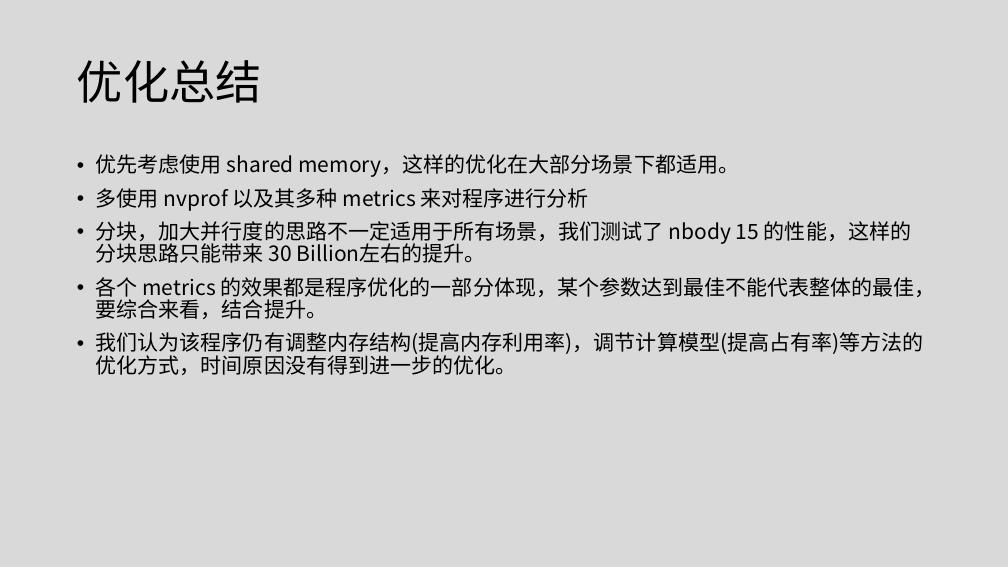
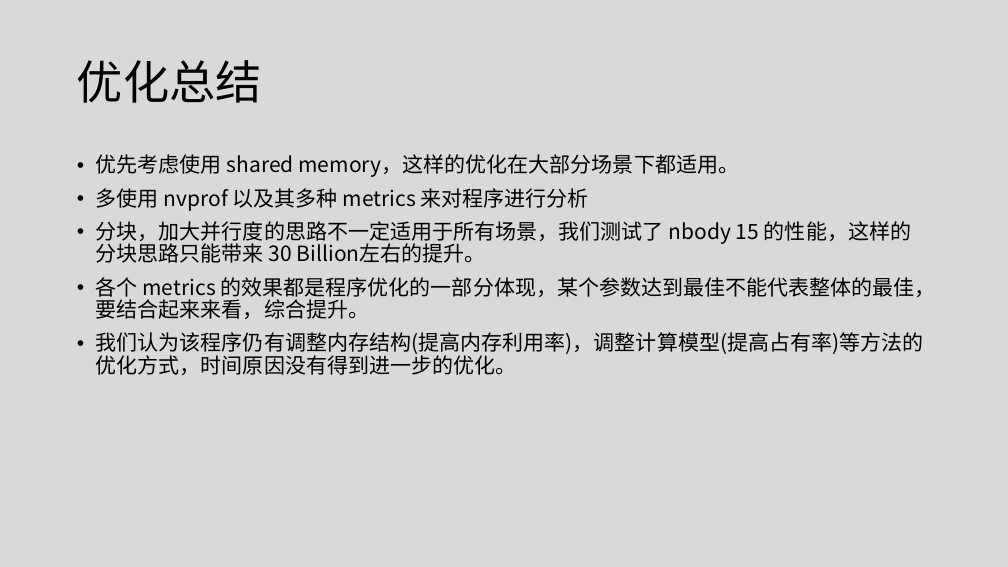
Before and after one commit to AlexZFX/cuda-nbody, a slide deck: slide 15 of ppt/Cuda-nbody 优化思路.pptx (slide 13 before the commit). Drawn at 1008x567 pixels with LibreOffice and Linux fonts; fonts in the diff are those of the drawing. Boxes give left, top, right and bottom in pixels: in the first picture for what was removed or moved away, otherwise in the second. Text is boxed around its words. In the diff, an @@ line names an element or a change of style, - is before the commit and + after.

Commit message:
update ppt

```diff
--- a/ppt/Cuda-nbody 优化思路.pptx
+++ b/ppt/Cuda-nbody 优化思路.pptx
@@ text at (96, 277, 936, 375): text changed @@
-• 各个 metrics 的效果都是程序优化的一部分体现，某个参数达到最佳不能代表整体的最佳，要综合来看，结合提升。
-• 我们认为该程序仍有调整内存结构(提高内存利用率)，调节计算模型(提高占有率)等方法的优化方式，时间原因没有得到进一步的优化。
+• 各个 metrics 的效果都是程序优化的一部分体现，某个参数达到最佳不能代表整体的最佳，要结合起来来看，综合提升。
+• 我们认为该程序仍有调整内存结构(提高内存利用率)，调整计算模型(提高占有率)等方法的优化方式，时间原因没有得到进一步的优化。
```
Also in this commit, not shown: 1 other slide changed, 2 slides added.
